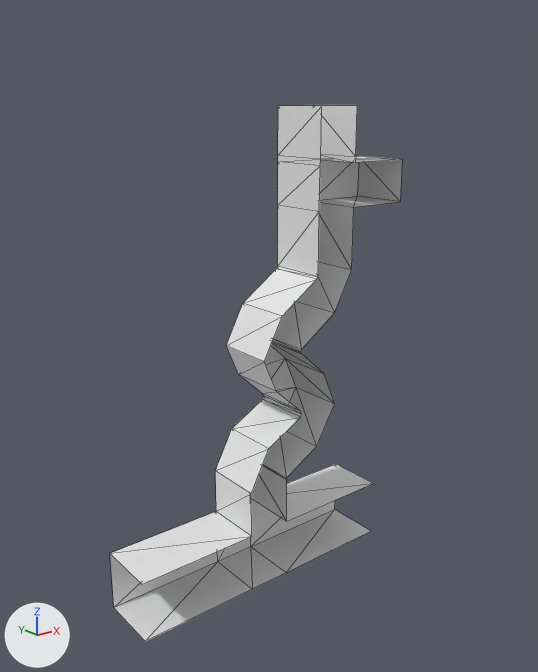
Two versions of the glTF model bug-game/models/level_02.glb, one commit apart.
One viewpoint serves both versions: a camera (50 mm lens) standing at (-99.9, -99.9, 88.2) and looking at (-15.9, 5.0, 46.2). The lights are fixed; the arrows at lower left show +X, +Y and +Z. Mesh edges are drawn as thin lines. Vertices at the same position are counted once.

The older version as bpy lines, for what is in view:
```python
me_mesh_0 = bpy.data.meshes.new('Mesh_0')
me_mesh_0.from_pydata(...)  # 76 vertices, 106 faces; spans x -49.8..9.5, y -3.3..8.1, z 0.0..87.8
ob_level_02 = bpy.data.objects.new('LEVEL_02', me_mesh_0)
ob_level_02.location = (0.0, 0.0, 0.0)
```
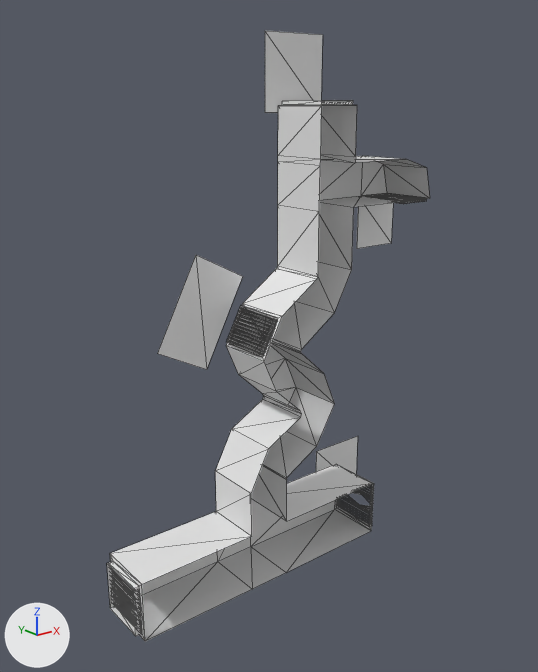
The change in detail:
me_mesh_0 is used by ob_level_02; location (0.0, 0.0, 0.0).
me_mesh_0 had 76 vertices, 106 faces and spanned x -49.8..9.5, y -3.3..8.1, z 0.0..87.8.
me_mesh_0 now has 578 vertices, 540 faces and spans x -51.0..20.4, y -3.3..14.7, z -1.6..100.0.
me_mesh_0 part 1: 3 vertices moved from x -11.4..9.5, y -3.3, z 78.0..87.7 to x -11.4..10.6, y -3.3, z 78.0..87.7; 3 vertices removed from x 9.5, y -3.3..8.1, z 70.1..78.0; 187 vertices added at x -14.2..20.4, y -3.3..8.3, z 59.3..100.0.
me_mesh_0 part 2: 144 vertices added at x 5.6..19.1, y -2.9..14.7, z -1.6..11.9.
me_mesh_0 part 3: 100 vertices added at x -37.3..-18.3, y -2.8..9.9, z 40.6..62.6.
me_mesh_0 part 4: 74 vertices added at x -51.0..-49.8, y -2.8..7.6, z 1.0..10.4.

Where the change shows, as pixel boxes [x1, y1, x2, y2] in the pictures (538 x 672 px):
'LEVEL_02', reshaped (11% wider, 14% taller): before [110, 105, 402, 642]; after [107, 30, 430, 642]
part 1 of me_mesh_0, built on: before [320, 156, 402, 207]; after [265, 30, 430, 249]
part 2 of me_mesh_0, added: after [316, 436, 374, 531]
part 3 of me_mesh_0, added: after [157, 255, 282, 370]
part 4 of me_mesh_0, added: after [107, 554, 145, 641]
